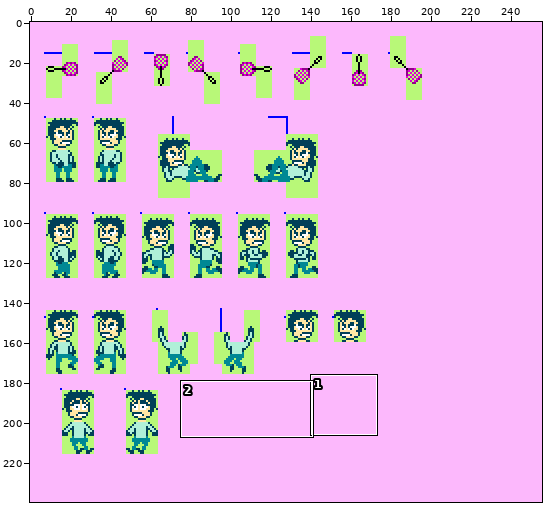
One commit to this sprite sheet: pictures.png. The picture above shows the old version from afar; the outline marks the close-up.
Close-up. Before the edit:
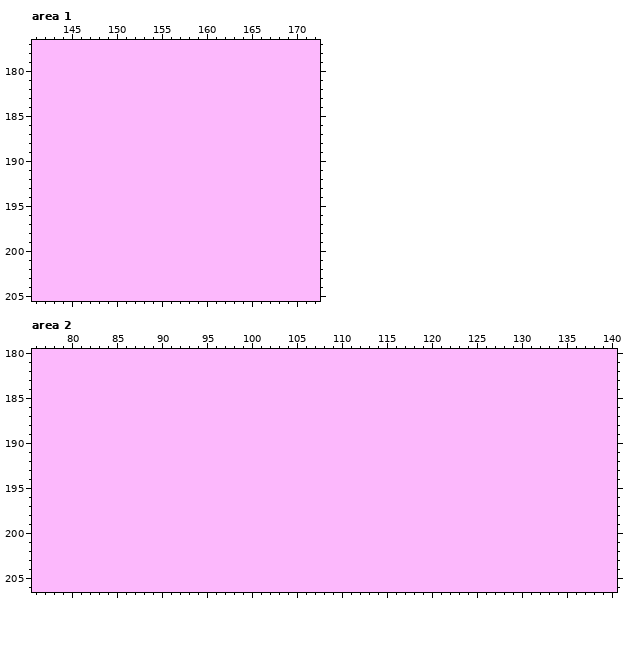
The file is 256x240 pixels. Shown: area 1: x 141..172, y 177..205; area 2: x 76..140, y 180..206.
Once edited:
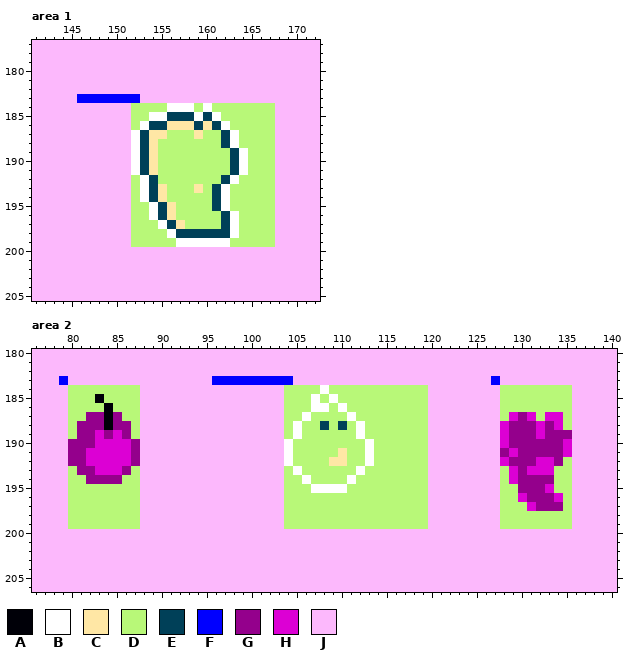
Palette (. is transparent): A #000008  B #ffffff  C #ffe7a5  D #b8f878  E #004058  F #0000ff  G #94008c  H #dc00d4  J #fcb8fc
From old to new:
Changed rows in their new state; - is an unchanged pixel.
Area 1:
first column x 146:
183 FFFFFFF---------------
184 ------DDDDBBBDBDDDDDDD
185 ------DDBBEEEBEBDDDDDD
186 ------DBEECCCECEBDDDDD
187 ------BECCDDDCDDEBDDDD
188 ------BECDDDDDDDEBDDDD
189 ------BECDDDDDDDDEBDDD
190 ------BECDDDDDDDDEBDDD
191 ------BECDDDDDDDDEBDDD
192 ------DBEDDDDDDDEBDDDD
193 ------DBECDDDCDEBDDDDD
194 ------DBECDDDDDEBDDDDD
195 ------DDBECDDDDEBDDDDD
196 ------DDBECDDDDDEBDDDD
197 ------DDDBECDDDDEBDDDD
198 ------DDDDBEEEEEEBDDDD
199 ------DDDDDBBBBBBDDDDD
Area 2:
first column x 79:
183 F----------------FFFFFFFFF----------------------F--------
184 -DDDDDDDD----------------DDDDBDDDDDDDDDDD--------DDDDDDDD
185 -DDDADDDD----------------DDDBDBDDDDDDDDDD--------DDDDDDDD
186 -DDDDADDD----------------DDDBBDBDDDDDDDDD--------DDDDDDDD
187 -DDGGAGDD----------------DDBDDDDBDDDDDDDD--------DHGHDHHD
188 -DGGGAGGD----------------DBDDEDEDBDDDDDDD--------HGGGHGHD
189 -DGGHGHGD----------------DBDDDDDDBDDDDDDD--------HGGGHGGG
190 -GGGHHHHG----------------BDDDDDDDDBDDDDDD--------HGGGGGGH
191 -GGHHHHHG----------------BDDDDDCDDBDDDDDD--------GHGGGGGH
192 -GGHHHHHG----------------BDDDDCCDDBDDDDDD--------HGGGHHGD
193 -DGGHHHGD----------------DBDDDDDDBDDDDDDD--------DHGHHHDD
194 -DDGGGGDD----------------DDBDDDDBDDDDDDDD--------DHGGGGDD
195 -DDDDDDDD----------------DDDBBBBDDDDDDDDD--------DDGGGHDD
196 -DDDDDDDD----------------DDDDDDDDDDDDDDDD--------DDHGGGHD
197 -DDDDDDDD----------------DDDDDDDDDDDDDDDD--------DDDHGGGD
198 -DDDDDDDD----------------DDDDDDDDDDDDDDDD--------DDDDDDDD
199 -DDDDDDDD----------------DDDDDDDDDDDDDDDD--------DDDDDDDD
